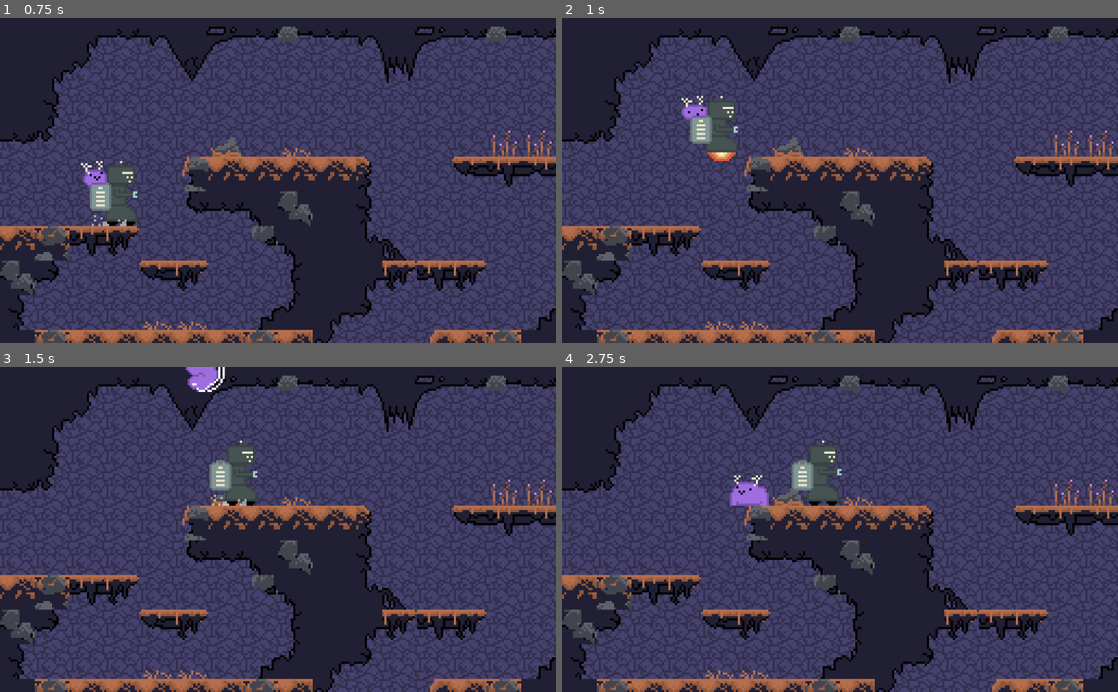
Above: before the commit, frames 1-4 (two rows, left to right).
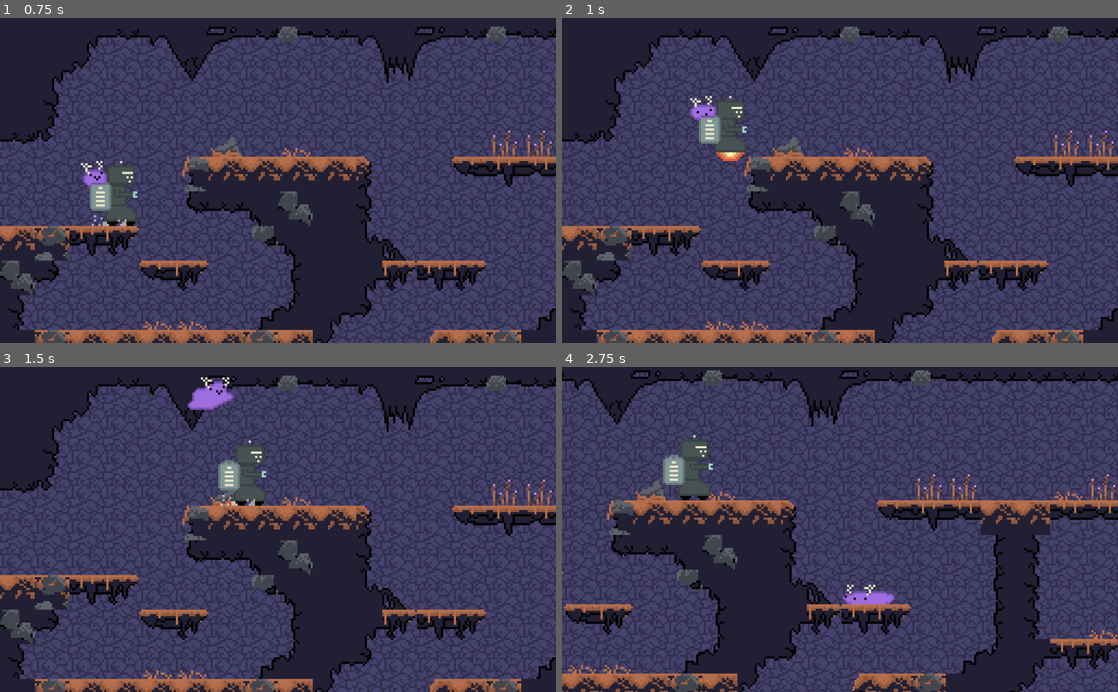
Above: after the commit, the same moments.

Repository: CreatureGames/the-creature
Game: Godot game, scene res://nodes/levels/Level1.tscn
Two runs of this game, one before a commit and one after it. Both use one fixed random seed, a clock stepped at 60 frames per second and the inputs below. This scene is started directly instead of the project's main scene.
Inputs:
- Up to frame 1 (0.75 s): hold D (move_right) from 0.53 s (still down); hold E (interact) from 0.53 s (still down)
- Up to frame 2 (1 s): keep holding D (move_right); keep holding E (interact); tap Space (jump) at 0.77 s
- Up to frame 3 (1.5 s): keep holding D (move_right); tap Space (jump) at 1.07 s; release E (interact) at 1.28 s; tap F (swap) at 1.35 s
- Up to frame 4 (2.75 s): tap Space (jump) at 1.52, 1.82 s; release D (move_right) at 2.03 s; hold A (move_left) from 2.03 s (still down); hold E (interact) from 2.03 s (still down)

Frame 1 is identical in both runs. In frame 2, 1.0% of the frame differs, in the area x 21-34%, y 23-45%; in frame 3, 1.7%; in frame 4, 64%, in the area x 0-100%, y 1-100%.

Commit message:
Make underground tile map collision slightly less awful

Diff:
--- a/tilemaps/Underground.tres
+++ b/tilemaps/Underground.tres
@@ -35,8 +35,8 @@
 [sub_resource type="ConvexPolygonShape2D" id=11]
 points = PoolVector2Array( 10, 16, 0, 16, 0, 0, 10, 0 )
 
-[sub_resource type="ConvexPolygonShape2D" id=12]
-points = PoolVector2Array( 16, 16, 0, 16, 0, 0, 16, 0 )
+[sub_resource type="ConvexPolygonShape2D" id=36]
+points = PoolVector2Array( 2, 0, 14, 0, 14, 14, 2, 14 )
 
 [sub_resource type="ConvexPolygonShape2D" id=13]
 points = PoolVector2Array( 0, 0, 16, 0, 16, 8, 4, 8 )
@@ -50,38 +50,38 @@
 [sub_resource type="ConvexPolygonShape2D" id=16]
 points = PoolVector2Array( 16, 16, 6, 16, 6, 0, 16, 0 )
 
-[sub_resource type="ConvexPolygonShape2D" id=17]
+[sub_resource type="ConvexPolygonShape2D" id=37]
+points = PoolVector2Array( 16, 8, 0, 8, 0, 0, 16, 0 )
+
+[sub_resource type="ConvexPolygonShape2D" id=18]
+points = PoolVector2Array( 14, 16, 4, 16, 4, 0, 14, 0 )
+
+[sub_resource type="ConvexPolygonShape2D" id=32]
+points = PoolVector2Array( 14, 16, 4, 16, 4, 0, 14, 0 )
+
+[sub_resource type="ConvexPolygonShape2D" id=33]
+points = PoolVector2Array( 14, 8, 4, 8, 4, 0, 14, 0 )
+
+[sub_resource type="ConvexPolygonShape2D" id=38]
+points = PoolVector2Array( 16, 16, 0, 16, 0, 0, 16, 0 )
+
+[sub_resource type="ConvexPolygonShape2D" id=39]
+points = PoolVector2Array( 16, 0, 16, 8, 8, 16, 0, 16, 0, 0 )
+
+[sub_resource type="ConvexPolygonShape2D" id=40]
+points = PoolVector2Array( 16, 0, 16, 16, 8, 16, 0, 8, 0, 0 )
+
+[sub_resource type="ConvexPolygonShape2D" id=41]
+points = PoolVector2Array( 8, 0, 16, 8, 16, 16, 0, 16, 0, 0 )
+
+[sub_resource type="ConvexPolygonShape2D" id=34]
 points = PoolVector2Array( 10, 16, 0, 16, 0, 0, 10, 0 )
 
-[sub_resource type="ConvexPolygonShape2D" id=18]
-points = PoolVector2Array( 16, 10, 6, 8, 6, 0, 16, 0 )
-
-[sub_resource type="ConvexPolygonShape2D" id=19]
-points = PoolVector2Array( 16, 10, 0, 10, 0, 0, 16, 0 )
-
-[sub_resource type="ConvexPolygonShape2D" id=20]
-points = PoolVector2Array( 10, 8, 0, 10, 0, 0, 10, 0 )
-
-[sub_resource type="ConvexPolygonShape2D" id=21]
-points = PoolVector2Array( 6, 0, 16, 0, 16, 16, 6, 16 )
-
-[sub_resource type="ConvexPolygonShape2D" id=22]
-points = PoolVector2Array( 16, 16, 0, 16, 0, 0, 16, 0 )
-
-[sub_resource type="ConvexPolygonShape2D" id=23]
-points = PoolVector2Array( 0, 0, 16, 0, 16, 8, 0, 8 )
-
-[sub_resource type="ConvexPolygonShape2D" id=24]
-points = PoolVector2Array( 16, 10, 6, 0, 16, 0 )
-
-[sub_resource type="ConvexPolygonShape2D" id=25]
-points = PoolVector2Array( 10, 16, 0, 16, 0, 0, 8, 0 )
-
-[sub_resource type="ConvexPolygonShape2D" id=26]
-points = PoolVector2Array( 16, 16, 6, 16, 6, 0, 16, 0 )
-
-[sub_resource type="ConvexPolygonShape2D" id=27]
-points = PoolVector2Array( 0, 0, 10, 0, 10, 16, 0, 16 )
+[sub_resource type="ConvexPolygonShape2D" id=42]
+points = PoolVector2Array( 0, 8, 8, 0, 16, 0, 16, 16, 0, 16 )
+
+[sub_resource type="ConvexPolygonShape2D" id=35]
+points = PoolVector2Array( 48, 8, 0, 8, 0, 0, 48, 0 )
 
 [sub_resource type="ConvexPolygonShape2D" id=28]
 points = PoolVector2Array( 6, 0, 16, 0, 16, 10, 8, 8 )
@@ -93,7 +93,7 @@
 points = PoolVector2Array( 8, 8, 0, 10, 0, 0, 10, 0 )
 
 [sub_resource type="ConvexPolygonShape2D" id=31]
-points = PoolVector2Array( 0, 0, 16, 0, 16, 8, 4, 8 )
+points = PoolVector2Array( 4, 0, 16, 0, 16, 16, 4, 16 )
 
 [resource]
 0/name = "underground.png 0"
@@ -190,14 +190,14 @@
 4/navigation_offset = Vector2( 0, 0 )
 4/shape_offset = Vector2( 0, 0 )
 4/shape_transform = Transform2D( 1, 0, 0, 1, 0, 0 )
-4/shape = SubResource( 21 )
+4/shape = SubResource( 38 )
 4/shape_one_way = false
 4/shape_one_way_margin = 1.0
 4/shapes = [ {
 "autotile_coord": Vector2( 0, 0 ),
 "one_way": false,
 "one_way_margin": 1.0,
-"shape": SubResource( 21 ),
+"shape": SubResource( 38 ),
 "shape_transform": Transform2D( 1, 0, 0, 1, 0, 0 )
 } ]
 4/z_index = 0
@@ -211,14 +211,14 @@
 5/navigation_offset = Vector2( 0, 0 )
 5/shape_offset = Vector2( 0, 0 )
 5/shape_transform = Transform2D( 1, 0, 0, 1, 0, 0 )
-5/shape = SubResource( 26 )
+5/shape = SubResource( 34 )
 5/shape_one_way = false
 5/shape_one_way_margin = 1.0
 5/shapes = [ {
 "autotile_coord": Vector2( 0, 0 ),
 "one_way": false,
 "one_way_margin": 1.0,
-"shape": SubResource( 26 ),
+"shape": SubResource( 34 ),
 "shape_transform": Transform2D( 1, 0, 0, 1, 0, 0 )
 } ]
 5/z_index = 0
@@ -484,14 +484,14 @@
 26/navigation_offset = Vector2( 0, 0 )
 26/shape_offset = Vector2( 0, 0 )
 26/shape_transform = Transform2D( 1, 0, 0, 1, 0, 0 )
-26/shape = SubResource( 12 )
+26/shape = SubResource( 36 )
 26/shape_one_way = false
 26/shape_one_way_margin = 1.0
 26/shapes = [ {
 "autotile_coord": Vector2( 0, 0 ),
 "one_way": false,
 "one_way_margin": 1.0,
-"shape": SubResource( 12 ),
+"shape": SubResource( 36 ),
 "shape_transform": Transform2D( 1, 0, 0, 1, 0, 0 )
 } ]
 26/z_index = 0
@@ -624,14 +624,14 @@
 34/navigation_offset = Vector2( 0, 0 )
 34/shape_offset = Vector2( 0, 0 )
 34/shape_transform = Transform2D( 1, 0, 0, 1, 0, 0 )
-34/shape = SubResource( 17 )
+34/shape = SubResource( 37 )
 34/shape_one_way = false
 34/shape_one_way_margin = 1.0
 34/shapes = [ {
 "autotile_coord": Vector2( 0, 0 ),
 "one_way": false,
 "one_way_margin": 1.0,
-"shape": SubResource( 17 ),
+"shape": SubResource( 37 ),
 "shape_transform": Transform2D( 1, 0, 0, 1, 0, 0 )
 } ]
 34/z_index = 0
@@ -680,14 +680,14 @@
 37/navigation_offset = Vector2( 0, 0 )
 37/shape_offset = Vector2( 0, 0 )
 37/shape_transform = Transform2D( 1, 0, 0, 1, 0, 0 )
-37/shape = SubResource( 19 )
+37/shape = SubResource( 32 )
 37/shape_one_way = false
 37/shape_one_way_margin = 1.0
 37/shapes = [ {
 "autotile_coord": Vector2( 0, 0 ),
 "one_way": false,
 "one_way_margin": 1.0,
-"shape": SubResource( 19 ),
+"shape": SubResource( 32 ),
 "shape_transform": Transform2D( 1, 0, 0, 1, 0, 0 )
 } ]
 37/z_index = 0
@@ -701,14 +701,14 @@
 38/navigation_offset = Vector2( 0, 0 )
 38/shape_offset = Vector2( 0, 0 )
 38/shape_transform = Transform2D( 1, 0, 0, 1, 0, 0 )
-38/shape = SubResource( 20 )
+38/shape = SubResource( 33 )
 38/shape_one_way = false
 38/shape_one_way_margin = 1.0
 38/shapes = [ {
 "autotile_coord": Vector2( 0, 0 ),
 "one_way": false,
 "one_way_margin": 1.0,
-"shape": SubResource( 20 ),
+"shape": SubResource( 33 ),
 "shape_transform": Transform2D( 1, 0, 0, 1, 0, 0 )
 } ]
 38/z_index = 0
@@ -778,16 +778,9 @@
 43/navigation_offset = Vector2( 0, 0 )
 43/shape_offset = Vector2( 0, 0 )
 43/shape_transform = Transform2D( 1, 0, 0, 1, 0, 0 )
-43/shape = SubResource( 22 )
 43/shape_one_way = false
-43/shape_one_way_margin = 1.0
-43/shapes = [ {
-"autotile_coord": Vector2( 0, 0 ),
-"one_way": false,
-"one_way_margin": 1.0,
-"shape": SubResource( 22 ),
-"shape_transform": Transform2D( 1, 0, 0, 1, 0, 0 )
-} ]
+43/shape_one_way_margin = 0.0
+43/shapes = [  ]
 43/z_index = 0
 44/name = "underground.png 44"
 44/texture = ExtResource( 1 )
@@ -799,16 +792,9 @@
 44/navigation_offset = Vector2( 0, 0 )
 44/shape_offset = Vector2( 0, 0 )
 44/shape_transform = Transform2D( 1, 0, 0, 1, 0, 0 )
-44/shape = SubResource( 23 )
 44/shape_one_way = false
-44/shape_one_way_margin = 1.0
-44/shapes = [ {
-"autotile_coord": Vector2( 0, 0 ),
-"one_way": false,
-"one_way_margin": 1.0,
-"shape": SubResource( 23 ),
-"shape_transform": Transform2D( 1, 0, 0, 1, 0, 0 )
-} ]
+44/shape_one_way_margin = 0.0
+44/shapes = [  ]
 44/z_index = 0
 45/name = "underground.png 45"
 45/texture = ExtResource( 1 )
@@ -820,16 +806,9 @@
 45/navigation_offset = Vector2( 0, 0 )
 45/shape_offset = Vector2( 0, 0 )
 45/shape_transform = Transform2D( 1, 0, 0, 1, 0, 0 )
-45/shape = SubResource( 24 )
 45/shape_one_way = false
-45/shape_one_way_margin = 1.0
-45/shapes = [ {
-"autotile_coord": Vector2( 0, 0 ),
-"one_way": false,
-"one_way_margin": 1.0,
-"shape": SubResource( 24 ),
-"shape_transform": Transform2D( 1, 0, 0, 1, 0, 0 )
-} ]
+45/shape_one_way_margin = 0.0
+45/shapes = [  ]
 45/z_index = 0
 46/name = "underground.png 46"
 46/texture = ExtResource( 1 )
@@ -841,16 +820,9 @@
 46/navigation_offset = Vector2( 0, 0 )
 46/shape_offset = Vector2( 0, 0 )
 46/shape_transform = Transform2D( 1, 0, 0, 1, 0, 0 )
-46/shape = SubResource( 25 )
 46/shape_one_way = false
-46/shape_one_way_margin = 1.0
-46/shapes = [ {
-"autotile_coord": Vector2( 0, 0 ),
-"one_way": false,
-"one_way_margin": 1.0,
-"shape": SubResource( 25 ),
-"shape_transform": Transform2D( 1, 0, 0, 1, 0, 0 )
-} ]
+46/shape_one_way_margin = 0.0
+46/shapes = [  ]
 46/z_index = 0
 47/name = "underground.png 47"
 47/texture = ExtResource( 1 )
@@ -862,9 +834,16 @@
 47/navigation_offset = Vector2( 0, 0 )
 47/shape_offset = Vector2( 0, 0 )
 47/shape_transform = Transform2D( 1, 0, 0, 1, 0, 0 )
+47/shape = SubResource( 39 )
 47/shape_one_way = false
-47/shape_one_way_margin = 0.0
-47/shapes = [  ]
+47/shape_one_way_margin = 1.0
+47/shapes = [ {
+"autotile_coord": Vector2( 0, 0 ),
+"one_way": false,
+"one_way_margin": 1.0,
+"shape": SubResource( 39 ),
+"shape_transform": Transform2D( 1, 0, 0, 1, 0, 0 )
+} ]
 47/z_index = 0
 48/name = "underground.png 48"
 48/texture = ExtResource( 1 )
@@ -876,9 +855,16 @@
 48/navigation_offset = Vector2( 0, 0 )
 48/shape_offset = Vector2( 0, 0 )
 48/shape_transform = Transform2D( 1, 0, 0, 1, 0, 0 )
+48/shape = SubResource( 40 )
 48/shape_one_way = false
-48/shape_one_way_margin = 0.0
-48/shapes = [  ]
+48/shape_one_way_margin = 1.0
+48/shapes = [ {
+"autotile_coord": Vector2( 0, 0 ),
+"one_way": false,
+"one_way_margin": 1.0,
+"shape": SubResource( 40 ),
+"shape_transform": Transform2D( 1, 0, 0, 1, 0, 0 )
+} ]
 48/z_index = 0
 49/name = "underground.png 49"
 49/texture = ExtResource( 1 )
@@ -890,9 +876,16 @@
 49/navigation_offset = Vector2( 0, 0 )
 49/shape_offset = Vector2( 0, 0 )
 49/shape_transform = Transform2D( 1, 0, 0, 1, 0, 0 )
+49/shape = SubResource( 41 )
 49/shape_one_way = false
-49/shape_one_way_margin = 0.0
-49/shapes = [  ]
+49/shape_one_way_margin = 1.0
+49/shapes = [ {
+"autotile_coord": Vector2( 0, 0 ),
+"one_way": false,
+"one_way_margin": 1.0,
+"shape": SubResource( 41 ),
+"shape_transform": Transform2D( 1, 0, 0, 1, 0, 0 )
+} ]
 49/z_index = 0
 50/name = "underground.png 50"
 50/texture = ExtResource( 1 )
@@ -904,9 +897,16 @@
 50/navigation_offset = Vector2( 0, 0 )
 50/shape_offset = Vector2( 0, 0 )
 50/shape_transform = Transform2D( 1, 0, 0, 1, 0, 0 )
+50/shape = SubResource( 42 )
 50/shape_one_way = false
-50/shape_one_way_margin = 0.0
-50/shapes = [  ]
+50/shape_one_way_margin = 1.0
+50/shapes = [ {
+"autotile_coord": Vector2( 0, 0 ),
+"one_way": false,
+"one_way_margin": 1.0,
+"shape": SubResource( 42 ),
+"shape_transform": Transform2D( 1, 0, 0, 1, 0, 0 )
+} ]
 50/z_index = 0
 51/name = "underground.png 51"
 51/texture = ExtResource( 1 )
@@ -918,14 +918,14 @@
 51/navigation_offset = Vector2( 0, 0 )
 51/shape_offset = Vector2( 0, 0 )
 51/shape_transform = Transform2D( 1, 0, 0, 1, 0, 0 )
-51/shape = SubResource( 27 )
+51/shape = SubResource( 35 )
 51/shape_one_way = false
 51/shape_one_way_margin = 1.0
 51/shapes = [ {
 "autotile_coord": Vector2( 0, 0 ),
 "one_way": false,
 "one_way_margin": 1.0,
-"shape": SubResource( 27 ),
+"shape": SubResource( 35 ),
 "shape_transform": Transform2D( 1, 0, 0, 1, 0, 0 )
 } ]
 51/z_index = 0
